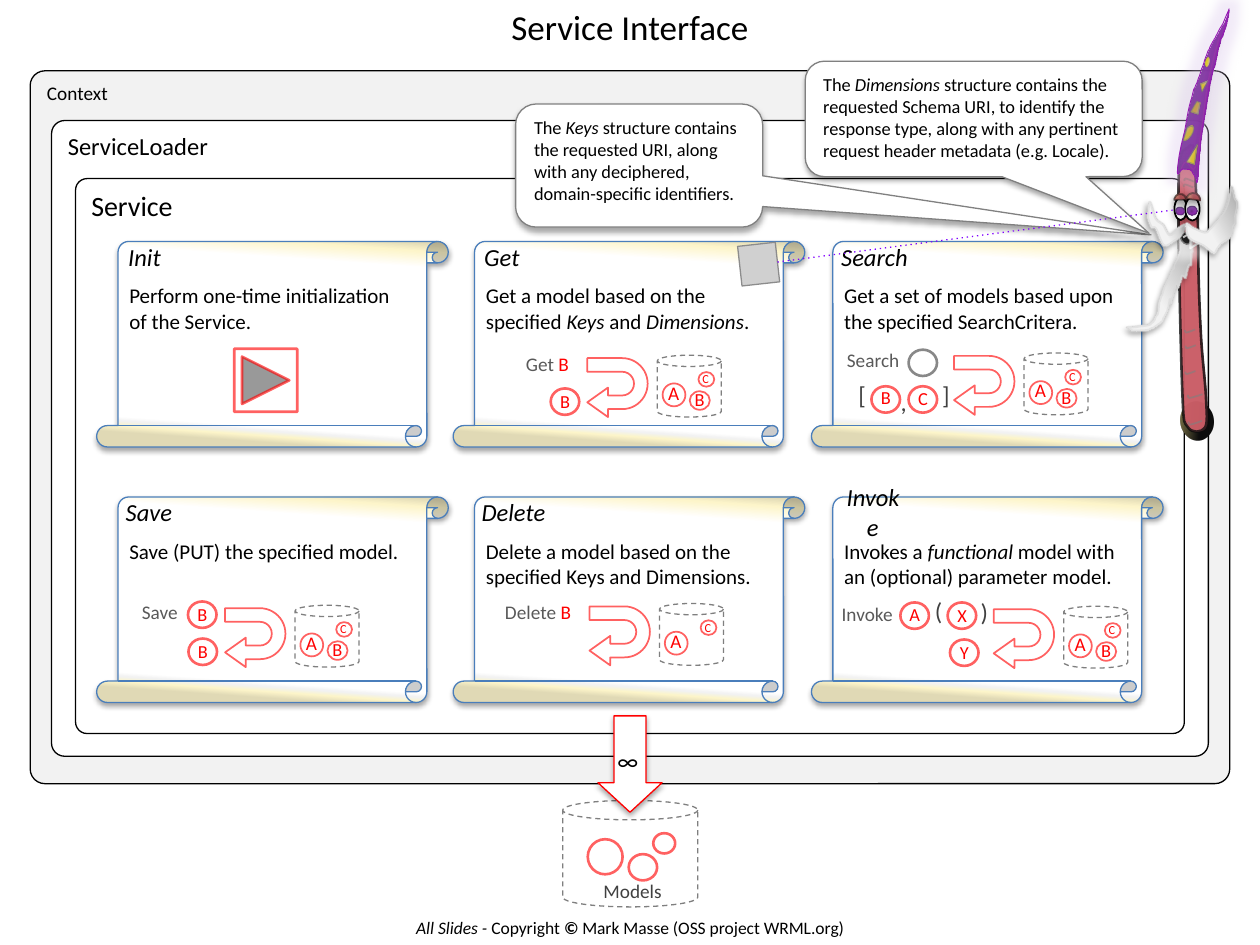
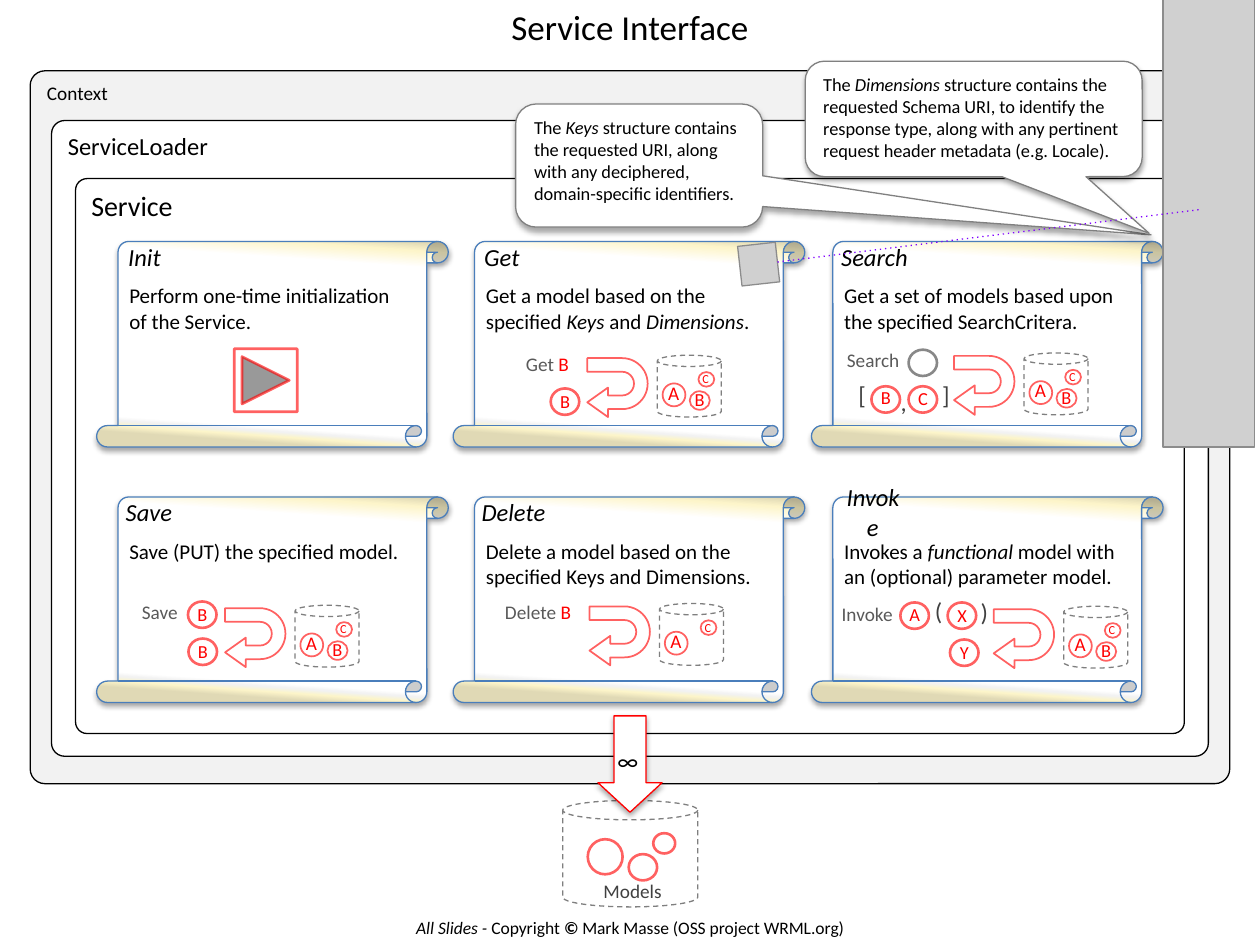
Before and after one commit to wrml/wrml, a slide deck: slide 16 of doc/WRML_DesignNotes.pptx (slide 11 before the commit). Drawn at 1260x945 pixels with LibreOffice and Linux fonts; fonts in the diff are those of the drawing; grey boxes stand for pictures. Boxes give left, top, right and bottom in pixels: in the first picture for what was removed or moved away, otherwise in the second. Text is boxed around its words. In the diff, an @@ line names an element or a change of style, - is before the commit and + after.

```diff
--- a/doc/WRML_DesignNotes.pptx
+++ b/doc/WRML_DesignNotes.pptx
@@ picture added at <box>1163,0,1255,447</box> @@
@@ line moved from (777, 262) - (1176, 209) to (777, 262) - (1200, 209) @@
@@ group removed at <box>1124,4,1237,449</box>: 17 freeform shapes, 9 ellipses, 3 chord (boxed as its full ellipse)s, 2 triangles, 1 trapezoid @@
-z
```
Also in this commit, not shown: 7 other slides changed, 7 slides added, 8 other files.
